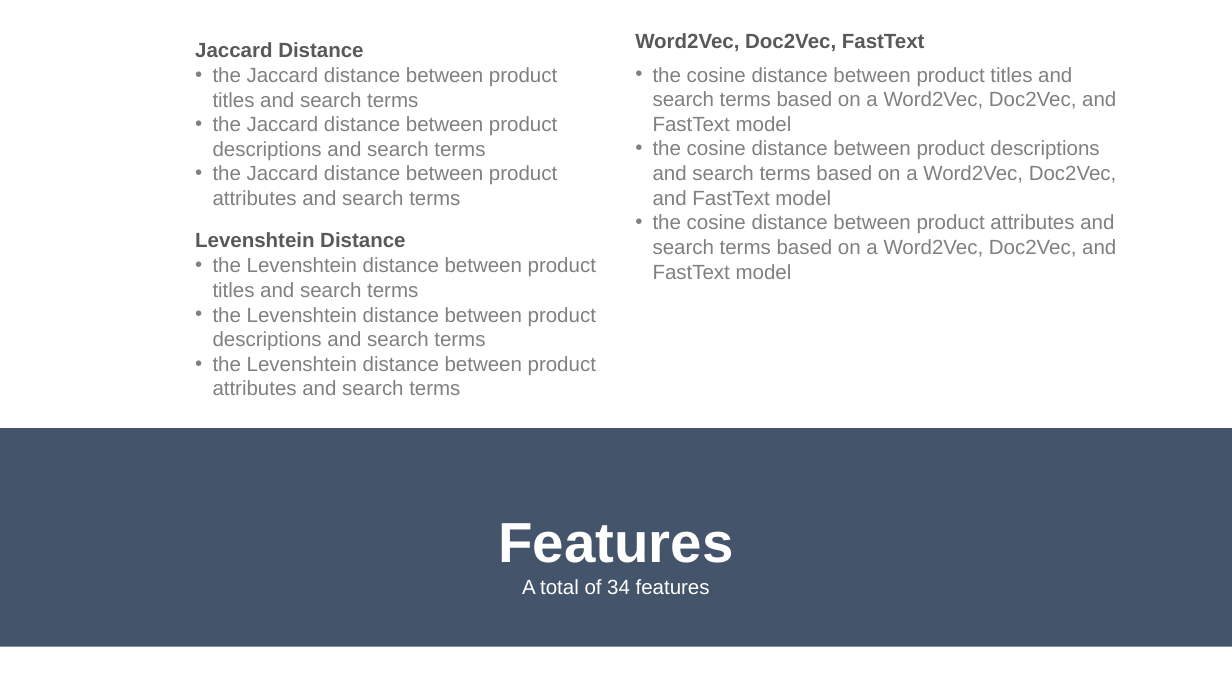
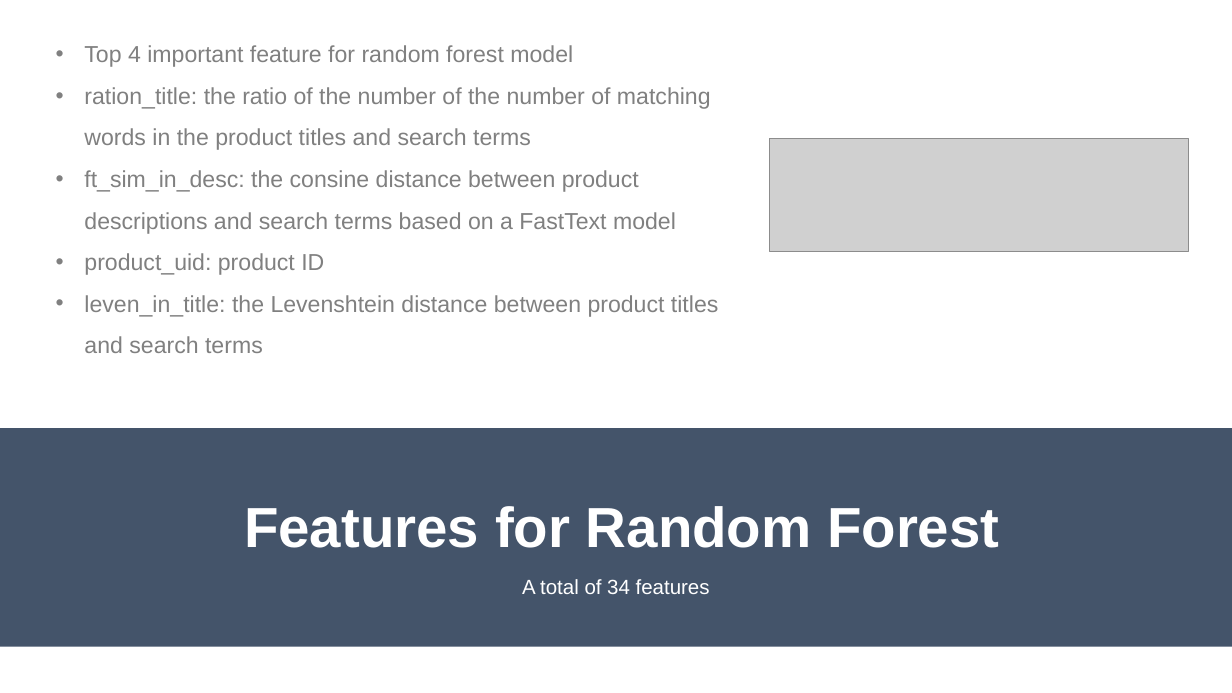
Before and after one commit to Edwardkang1004/Springboard, a slide deck: slide 8 of Capstone Project 2/Capstone Project 2.pptx (slide 9 before the commit). Drawn at 1232x693 pixels with LibreOffice and Linux fonts; fonts in the diff are those of the drawing; grey boxes stand for pictures. Boxes give left, top, right and bottom in pixels: in the first picture for what was removed or moved away, otherwise in the second. Text is boxed around its words. In the diff, an @@ line names an element or a change of style, - is before the commit and + after.

```diff
--- a/Capstone Project 2/Capstone Project 2.pptx
+++ b/Capstone Project 2/Capstone Project 2.pptx
@@ text added at (x1=84, y1=45, x2=718, y2=353), 18 pt, text #808080 @@
+• Top 4 important feature for random forest model
+• ration_title: the ratio of the number of the number of matching words in the product titles and search terms
+• ft_sim_in_desc: the consine distance between product descriptions and search terms based on a FastText model
+• product_uid: product ID
+• leven_in_title: the Levenshtein distance between product titles and search terms
@@ text removed at (x1=195, y1=42, x2=363, y2=57) @@
-Jaccard Distance
@@ text removed at (x1=635, y1=33, x2=925, y2=51) @@
-Word2Vec, Doc2Vec, FastText
@@ text removed at (x1=213, y1=67, x2=557, y2=205) @@
-• the Jaccard distance between product titles and search terms
-• the Jaccard distance between product descriptions and search terms
-• the Jaccard distance between product attributes and search terms
@@ text removed at (x1=653, y1=67, x2=1117, y2=279) @@
-• the cosine distance between product titles and search terms based on a Word2Vec, Doc2Vec, and FastText model
-• the cosine distance between product descriptions and search terms based on a Word2Vec, Doc2Vec, and FastText model
-• the cosine distance between product attributes and search terms based on a Word2Vec, Doc2Vec, and FastText model
@@ picture added at (x1=770, y1=139, x2=1189, y2=251) @@
@@ text removed at (x1=195, y1=232, x2=405, y2=247) @@
-Levenshtein Distance
@@ text removed at (x1=213, y1=257, x2=596, y2=395) @@
-• the Levenshtein distance between product titles and search terms
-• the Levenshtein distance between product descriptions and search terms
-• the Levenshtein distance between product attributes and search terms
@@ text at (x1=244, y1=506, x2=999, y2=548): text changed @@
-Features
+Features for Random Forest
```
Also in this commit, not shown: 7 other slides changed, 1 slide added, 1 slide removed, 1 other file.
